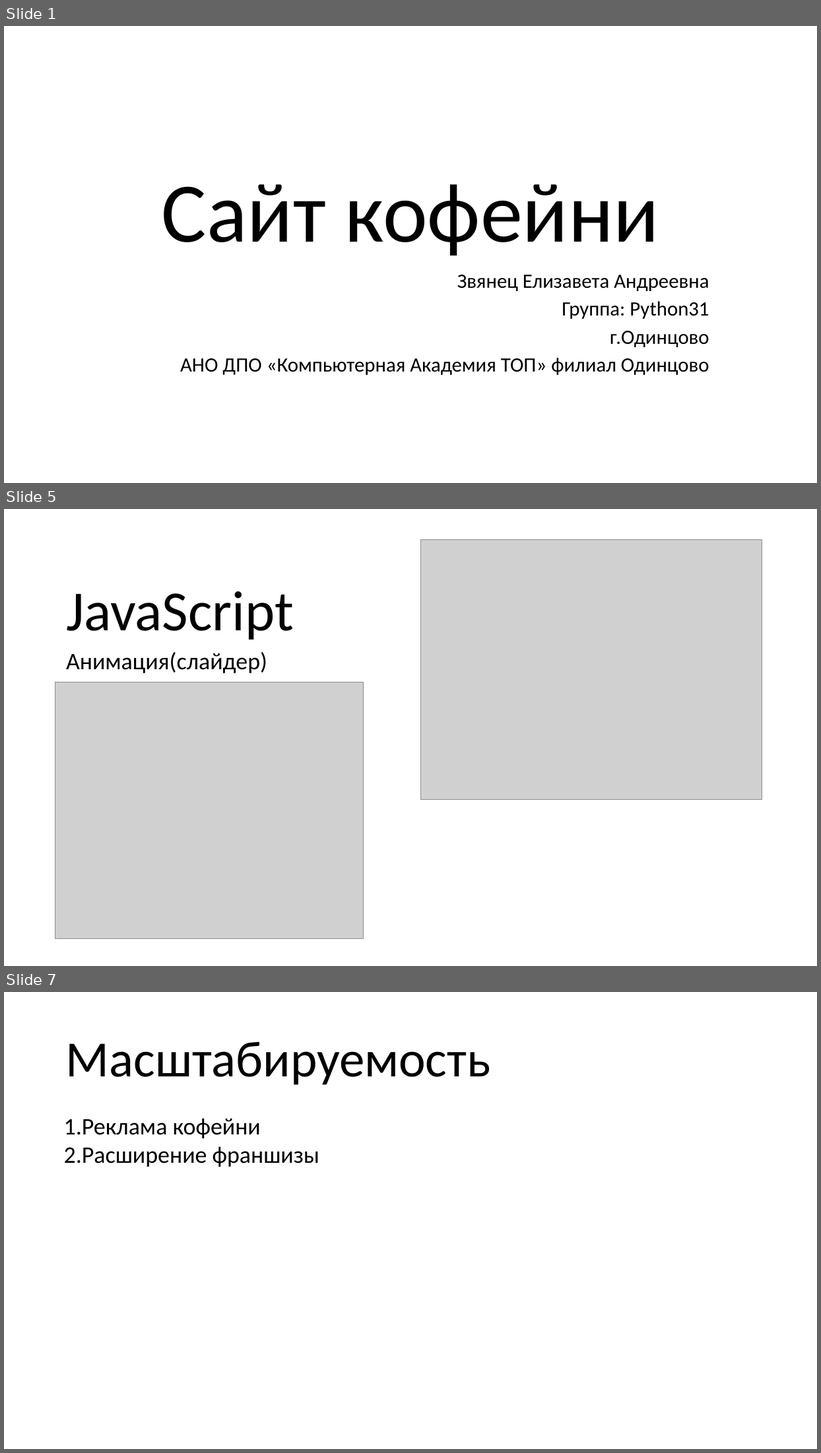
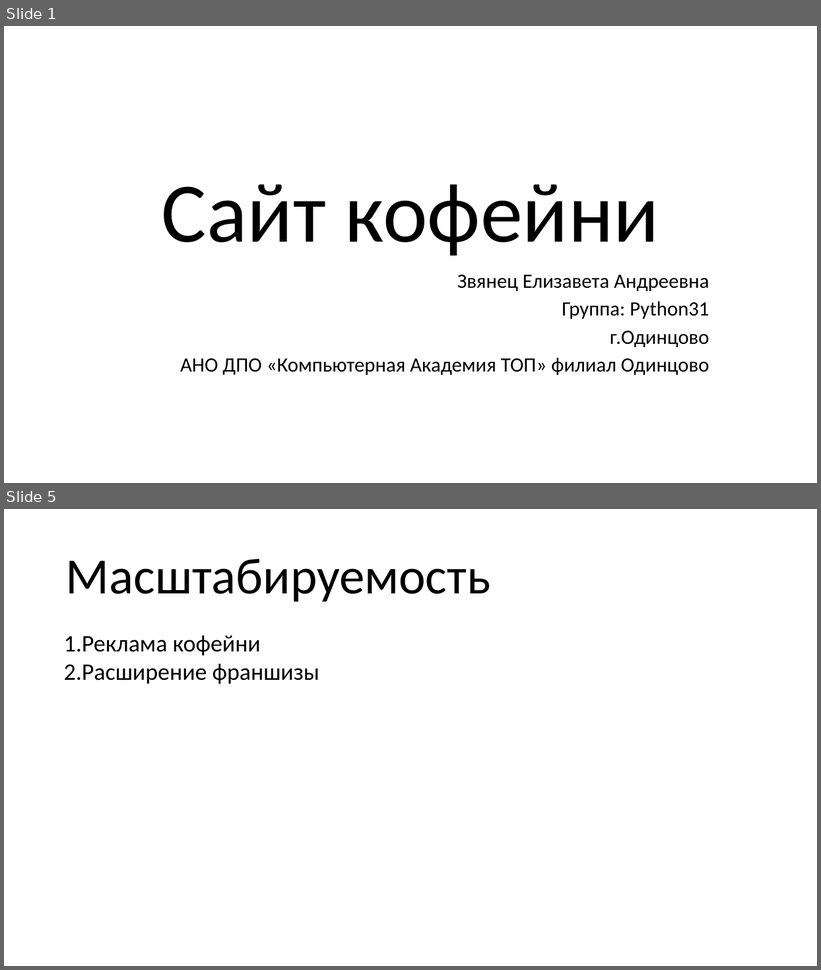
Before and after one commit to Elizzveta/Project, a slide deck: сайт презентация (1).pptx. Shown one above the other, each under a label of ours: slides 1, 5 and 7 before the commit, slides 1 and 5 after it; the slides between them are not shown. The pictures are 821x1453 and 821x970 pixels, drawn with LibreOffice and Linux fonts; fonts in the diff are those of the drawing; grey boxes stand for pictures. Boxes give left, top, right and bottom in pixels: in the first picture for what was removed or moved away, otherwise in the second. Text is boxed around its words. In the diff, an @@ line names an element or a change of style, - is before the commit and + after.

```diff
--- a/сайт презентация (1).pptx
+++ b/сайт презентация (1).pptx
@@ slide 5 removed at [4,509,817,966], background #FFFFFF @@
@@ picture removed at [421,539,762,800] @@
@@ title removed at [66,591,294,640] @@
-JavaScript
@@ text removed at [66,652,267,673] @@
-Анимация(слайдер)
@@ picture removed at [55,682,363,939] @@
@@ what was slide 7 is now slide 5 @@
```
Also in this commit, not shown: 3 slides changed, 1 slide added, 2 other slides removed.
